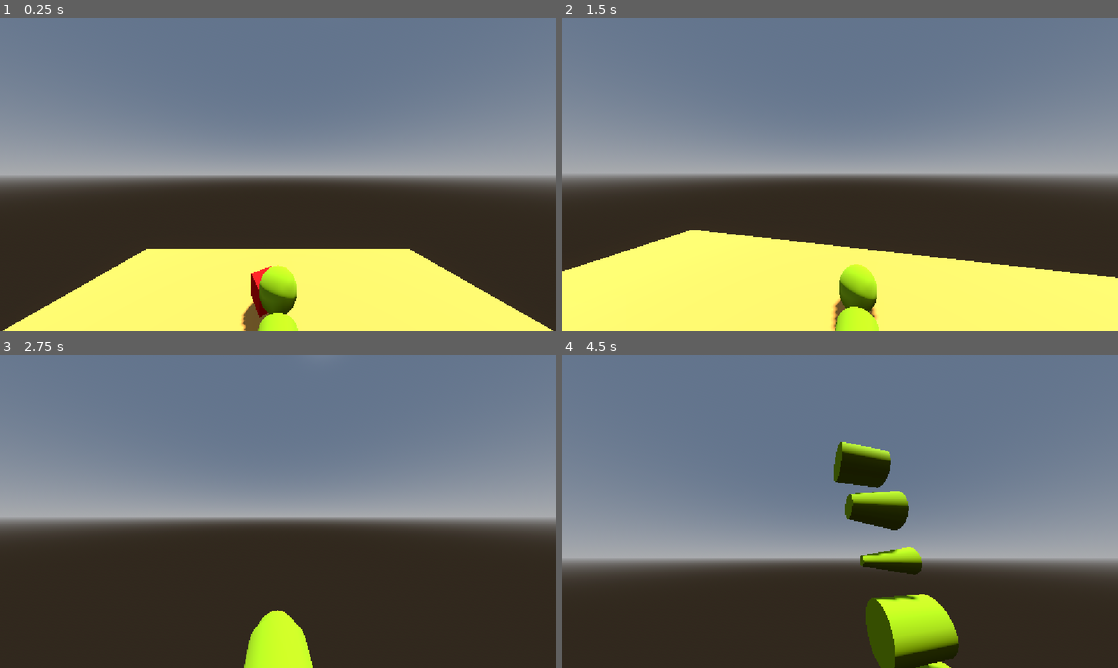
Above: before the commit, frames 1-4 (two rows, left to right).
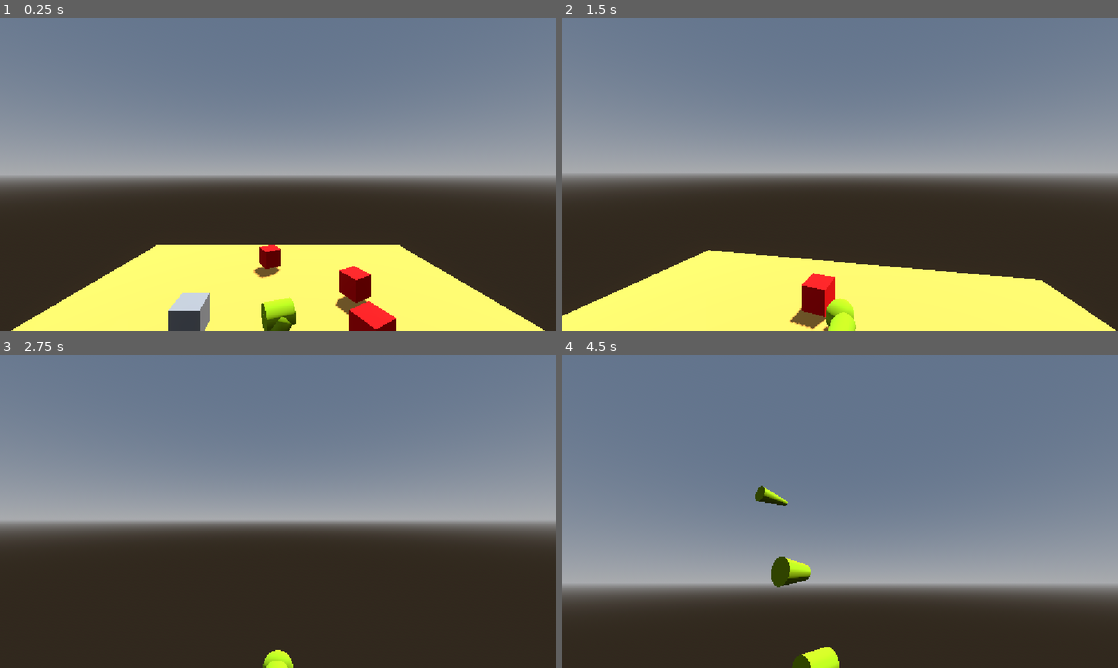
Above: after the commit, the same moments.

Repository: Remago624/3D_Snake_Game
Game: Godot game, scene res://scenes/world.tscn
The game is run twice, just before and just after one commit, with the same random seed, the same clock (stepped at 60 frames per second) and the same inputs.
Inputs (mouse positions are in pixels of both pictures, inside the frame that each line leads up to):
- Up to frame 1 (0.25 s): no input
- Up to frame 2 (1.5 s): tap Enter (ui_accept) at 0.5, 0.6, 0.77, 1.07 s; move the mouse to (867, 174) at 0.52 s; hold W (forward) from 0.53 s (still down); move the mouse to (812, 174) at 1.27 s; tap Alt at 1.35 s
- Up to frame 3 (2.75 s): keep holding W (forward); tap Enter (ui_accept) at 1.52, 1.55, 1.82, 2.3 s; move the mouse to (289, 505) at 2.02 s; tap Shift at 2.1 s
- Up to frame 4 (4.5 s): move the mouse to (834, 517) at 2.77 s; tap Enter (ui_accept) at 2.85, 3.02, 3.32, 3.77, 3.8, 4.07 s; move the mouse to (878, 514) at 3.52 s; tap Alt at 3.6 s; tap Escape (cancel) at 4.15 s; move the mouse to (673, 464) at 4.27 s; release W (forward) at 4.28 s; hold A (left) from 4.28 s (still down); tap Shift at 4.35 s; click (673, 464) at 4.42 s

The runs differ from the first frame. In frame 1, 5.2% of the frame differs, in the area x 0-100%, y 72-100%; in frame 2, 9.5%; in frame 3, 5.2%; in frame 4, 20%, in the area x 0-100%, y 27-100%.

Commit message:
snake
made a scene that containst the snake and and fixed some of the code for the snake

Diff:
--- a/scenes/Tail.tscn
+++ b/scenes/Tail_1.tscn
@@ -10,18 +10,10 @@
 bottom_radius = 0.40625
 height = 1.0
 
-[sub_resource type="CylinderShape3D" id="CylinderShape3D_vj0ha"]
-height = 0.375
-radius = 0.40625
-
-[node name="Tail" type="CharacterBody3D" unique_id=1969613569]
-script = ExtResource("1_vj0ha")
+[node name="Tail" type="Node3D" unique_id=707078844]
+script = ExtResource("1_jybvx")
 
 [node name="Tail" type="MeshInstance3D" parent="." unique_id=1597673563]
 transform = Transform3D(4.37114e-08, -7.54979e-08, -1, 1, 7.54979e-08, 4.3711392e-08, 7.54979e-08, -1, 7.54979e-08, 0, 0, 0)
 material_override = SubResource("StandardMaterial3D_bgygj")
 mesh = SubResource("CylinderMesh_vj0ha")
-
-[node name="CollisionShape3D" type="CollisionShape3D" parent="." unique_id=47340207]
-transform = Transform3D(4.37114e-08, -7.54979e-08, -1, 1, 7.54979e-08, 4.3711392e-08, 7.54979e-08, -1, 7.54979e-08, 0, 0, 0)
-shape = SubResource("CylinderShape3D_vj0ha")
--- a/scenes/Tail_end1.tscn
+++ b/scenes/Tail_2.tscn
@@ -10,17 +10,10 @@
 bottom_radius = 0.241
 height = 1.0
 
-[sub_resource type="BoxShape3D" id="BoxShape3D_hn8rt"]
-size = Vector3(0.5, 0.5, 0.6)
-
-[node name="Tail" type="CharacterBody3D" unique_id=1969613569]
+[node name="Tail" type="Node3D" unique_id=1237260369]
 script = ExtResource("1_yrabr")
 
 [node name="Tail4" type="MeshInstance3D" parent="." unique_id=1444535775]
 transform = Transform3D(4.37114e-08, -7.54979e-08, -1, 1, 7.54979e-08, 4.3711392e-08, 7.54979e-08, -1, 7.54979e-08, 0, 0, 0)
 material_override = SubResource("StandardMaterial3D_yrabr")
 mesh = SubResource("CylinderMesh_4xwwc")
-
-[node name="CollisionShape3D" type="CollisionShape3D" parent="." unique_id=1924657999]
-transform = Transform3D(1, 0, 0, 0, 1, 0, 0, 0, 1, 0, -0.14285254, 0)
-shape = SubResource("BoxShape3D_hn8rt")
--- a/scenes/Tail_end2.tscn
+++ b/scenes/Tail_3.tscn
@@ -10,17 +10,10 @@
 bottom_radius = 0.086
 height = 1.0
 
-[sub_resource type="BoxShape3D" id="BoxShape3D_tkdbg"]
-size = Vector3(0.1730957, 0.3692627, 0.6)
-
-[node name="Tail" type="CharacterBody3D" unique_id=1969613569]
+[node name="Tail" type="Node3D" unique_id=1207453985]
 script = ExtResource("1_tkdbg")
 
 [node name="Tail5" type="MeshInstance3D" parent="." unique_id=1874002639]
 transform = Transform3D(4.37114e-08, -7.54979e-08, -1, 1, 7.54979e-08, 4.3711392e-08, 7.54979e-08, -1, 7.54979e-08, 0, 0, 0)
 material_override = SubResource("StandardMaterial3D_tkdbg")
 mesh = SubResource("CylinderMesh_0omey")
-
-[node name="CollisionShape3D" type="CollisionShape3D" parent="." unique_id=952604582]
-transform = Transform3D(1, 0, 0, 0, 1, 0, 0, 0, 1, -0.00061035156, -0.04196337, 0)
-shape = SubResource("BoxShape3D_tkdbg")
--- /dev/null
+++ b/scenes/snake.tscn
@@ -0,0 +1,42 @@
+[gd_scene format=3 uid="uid://er45mo73ra8h"]
+
+[ext_resource type="Script" uid="uid://bi4vr1kuvjft0" path="res://scripts/snake script.gd" id="1_l4b1q"]
+[ext_resource type="PackedScene" uid="uid://o1db2wnw0n0d" path="res://scenes/Tail_1.tscn" id="2_4j5f3"]
+[ext_resource type="PackedScene" uid="uid://cweveop80yr42" path="res://scenes/Tail_2.tscn" id="3_1p8c4"]
+[ext_resource type="PackedScene" uid="uid://l3oh3xice8ax" path="res://scenes/Tail_3.tscn" id="4_oj63r"]
+
+[sub_resource type="StandardMaterial3D" id="StandardMaterial3D_b618t"]
+albedo_color = Color(0.6, 0.76862746, 0.003921569, 1)
+
+[sub_resource type="SphereMesh" id="SphereMesh_cv6p3"]
+
+[sub_resource type="SphereShape3D" id="SphereShape3D_8spsg"]
+
+[node name="Snake" type="CharacterBody3D" unique_id=1893879316]
+script = ExtResource("1_l4b1q")
+
+[node name="Head" type="Node3D" parent="." unique_id=1113832427]
+transform = Transform3D(1, 0, 0, 0, 1, 0, 0, 0, 1, 0, 1, 0)
+
+[node name="Camera3D" type="Camera3D" parent="Head" unique_id=263847941]
+transform = Transform3D(1, 0, 0, 0, 1, 0, 0, 0, 1, 0, 4, 7)
+current = true
+
+[node name="MeshInstance3D" type="MeshInstance3D" parent="Head" unique_id=1012442718]
+transform = Transform3D(1, 0, 0, 0, 1, 0, 0, 0, 1, 0, -0.94074094, 0)
+material_override = SubResource("StandardMaterial3D_b618t")
+mesh = SubResource("SphereMesh_cv6p3")
+
+[node name="CollisionShape3D" type="CollisionShape3D" parent="." unique_id=1322309807]
+shape = SubResource("SphereShape3D_8spsg")
+
+[node name="Tails" type="Node3D" parent="." unique_id=671442169]
+
+[node name="Tail" parent="Tails" unique_id=1969613569 instance=ExtResource("2_4j5f3")]
+transform = Transform3D(1, 0, 0, 0, 1, 0, 0, 0, 1, 0, 0, 1)
+
+[node name="Tail2" parent="Tails" unique_id=1681450680 instance=ExtResource("3_1p8c4")]
+transform = Transform3D(1, 0, 0, 0, 1, 0, 0, 0, 1, 0, 0, 2)
+
+[node name="Tail3" parent="Tails" unique_id=300101991 instance=ExtResource("4_oj63r")]
+transform = Transform3D(1, 0, 0, 0, 1, 0, 0, 0, 1, 0, 0, 3)
--- a/scenes/world.tscn
+++ b/scenes/world.tscn
@@ -1,7 +1,7 @@
 [gd_scene format=3 uid="uid://bnoprbnjis02t"]
 
-[ext_resource type="Script" uid="uid://bi4vr1kuvjft0" path="res://scripts/character_body_3d.gd" id="1_nnsk1"]
 [ext_resource type="Script" uid="uid://uyyc36h6m1x6" path="res://scripts/world.gd" id="1_rwgxs"]
+[ext_resource type="PackedScene" uid="uid://er45mo73ra8h" path="res://scenes/snake.tscn" id="2_4wyf3"]
 [ext_resource type="PackedScene" uid="uid://doq54mt4t5hrs" path="res://scenes/food.tscn" id="3_4wyf3"]
 
 [sub_resource type="ProceduralSkyMaterial" id="ProceduralSkyMaterial_gv5m4"]
@@ -16,13 +16,6 @@
 sky = SubResource("Sky_f3sb7")
 glow_enabled = true
 
-[sub_resource type="SphereShape3D" id="SphereShape3D_f3sb7"]
-
-[sub_resource type="StandardMaterial3D" id="StandardMaterial3D_fdyoq"]
-albedo_color = Color(0.6, 0.76862746, 0.003921569, 1)
-
-[sub_resource type="SphereMesh" id="SphereMesh_id1th"]
-
 [sub_resource type="StandardMaterial3D" id="StandardMaterial3D_f3sb7"]
 albedo_color = Color(1, 0.6858363, 0.27410984, 1)
 
@@ -32,32 +25,11 @@
 [sub_resource type="ConvexPolygonShape3D" id="ConvexPolygonShape3D_f3sb7"]
 points = PackedVector3Array(-10, 0, -10, -10, 0, 10, 10, 0, -10, 10, 0, 10)
 
-[sub_resource type="StandardMaterial3D" id="StandardMaterial3D_nnsk1"]
-albedo_color = Color(0.6, 0.76862746, 0.003921569, 1)
-
-[sub_resource type="CylinderMesh" id="CylinderMesh_rwgxs"]
-top_radius = 0.40625
-bottom_radius = 0.40625
-height = 1.0
-
-[sub_resource type="StandardMaterial3D" id="StandardMaterial3D_4wyf3"]
-albedo_color = Color(0.6, 0.76862746, 0.003921569, 1)
-
-[sub_resource type="CylinderMesh" id="CylinderMesh_k0juu"]
-top_radius = 0.40625
-bottom_radius = 0.241
-height = 1.0
-
-[sub_resource type="StandardMaterial3D" id="StandardMaterial3D_71j4m"]
-albedo_color = Color(0.6, 0.76862746, 0.003921569, 1)
-
-[sub_resource type="CylinderMesh" id="CylinderMesh_qfnet"]
-top_radius = 0.241
-bottom_radius = 0.086
-height = 1.0
-
 [node name="world" type="Node3D" unique_id=1135419818]
 script = ExtResource("1_rwgxs")
+
+[node name="Snake" parent="." unique_id=1893879316 instance=ExtResource("2_4wyf3")]
+transform = Transform3D(1, 0, 0, 0, 1, 0, 0, 0, 1, 0, 1.1696231, 0)
 
 [node name="DirectionalLight3D" type="DirectionalLight3D" parent="." unique_id=1267928498]
 transform = Transform3D(-0.8660254, -0.43301278, 0.25, 0, 0.49999997, 0.86602545, -0.50000006, 0.75, -0.43301266, 0, 0, 0)
@@ -65,26 +37,6 @@
 
 [node name="WorldEnvironment" type="WorldEnvironment" parent="." unique_id=1219871403]
 environment = SubResource("Environment_fj7yv")
-
-[node name="Snake" type="CharacterBody3D" parent="." unique_id=503479305]
-transform = Transform3D(1, 0, 0, 0, 1, 0, 0, 0, 1, 0, 3, -3)
-script = ExtResource("1_nnsk1")
-
-[node name="CollisionShape3D" type="CollisionShape3D" parent="Snake" unique_id=2004022448]
-transform = Transform3D(1.9106855e-15, 4.371139e-08, -1, 1, -4.371139e-08, 0, -4.371139e-08, -1, -4.371139e-08, 3.5544183e-08, 0, -0.4533913)
-shape = SubResource("SphereShape3D_f3sb7")
-
-[node name="egg" type="MeshInstance3D" parent="Snake" unique_id=1826112817]
-transform = Transform3D(-4.371139e-08, 0, 1, 0, 1, 0, -1, 0, -4.371139e-08, 0, 0, -0.4545102)
-material_override = SubResource("StandardMaterial3D_fdyoq")
-mesh = SubResource("SphereMesh_id1th")
-
-[node name="Head" type="Node3D" parent="Snake" unique_id=13600881]
-transform = Transform3D(1, 0, 0, 0, 1, 0, 0, 0, 1, 0, 3, 3)
-
-[node name="Camera3D" type="Camera3D" parent="Snake/Head" unique_id=2082294995]
-transform = Transform3D(1, -8.881783e-15, -5.960465e-08, 5.3290697e-15, 0.99999994, 1.589326e-08, 5.960466e-08, -1.589326e-08, 0.99999994, 0, 0, 0)
-fov = 100.0
 
 [node name="Ground" type="StaticBody3D" parent="." unique_id=358615372]
 
@@ -98,33 +50,6 @@
 [node name="CSGBox3D" type="CSGBox3D" parent="." unique_id=2027671351]
 transform = Transform3D(1, 0, 0, 0, 1, 0, 0, 0, 1, -3, 1, 0)
 use_collision = true
-
-[node name="Node3D" type="Node3D" parent="." unique_id=741880445]
-
-[node name="Tail" type="MeshInstance3D" parent="Node3D" unique_id=328722955]
-transform = Transform3D(4.37114e-08, -7.54979e-08, -1, 1, 7.54979e-08, 4.3711392e-08, 7.54979e-08, -1, 7.54979e-08, 0, 1.5645965, -1.6136328)
-material_override = SubResource("StandardMaterial3D_nnsk1")
-mesh = SubResource("CylinderMesh_rwgxs")
-
-[node name="Tail2" type="MeshInstance3D" parent="Node3D" unique_id=232123367]
-transform = Transform3D(4.37114e-08, -7.54979e-08, -1, 1, 7.54979e-08, 4.3711392e-08, 7.54979e-08, -1, 7.54979e-08, 0, 1.5780399, -0.6124565)
-material_override = SubResource("StandardMaterial3D_nnsk1")
-mesh = SubResource("CylinderMesh_rwgxs")
-
-[node name="Tail3" type="MeshInstance3D" parent="Node3D" unique_id=860928727]
-transform = Transform3D(4.37114e-08, -7.54979e-08, -1, 1, 7.54979e-08, 4.3711392e-08, 7.54979e-08, -1, 7.54979e-08, -0.009947777, 1.5926474, 0.37147957)
-material_override = SubResource("StandardMaterial3D_nnsk1")
-mesh = SubResource("CylinderMesh_rwgxs")
-
-[node name="Tail4" type="MeshInstance3D" parent="Node3D" unique_id=416812154]
-transform = Transform3D(4.6098936e-08, -0.031918958, -0.99949044, 1, 7.54979e-08, 4.3711392e-08, 7.406422e-08, -0.99949044, 0.031918958, 0, 2.1924145, 0)
-material_override = SubResource("StandardMaterial3D_4wyf3")
-mesh = SubResource("CylinderMesh_k0juu")
-
-[node name="Tail5" type="MeshInstance3D" parent="Node3D" unique_id=1911772862]
-transform = Transform3D(4.37114e-08, -7.54979e-08, -1, 1, 7.54979e-08, 4.3711392e-08, 7.54979e-08, -1, 7.54979e-08, 0, 0, 0)
-material_override = SubResource("StandardMaterial3D_71j4m")
-mesh = SubResource("CylinderMesh_qfnet")
 
 [node name="food" parent="." unique_id=1382616051 instance=ExtResource("3_4wyf3")]
 transform = Transform3D(1, 0, 0, 0, 1, 0, 0, 0, 1, 3.0963771, 0, 3.5362659)
--- a/scripts/character_body_3d.gd
+++ /dev/null
@@ -1,92 +0,0 @@
-extends CharacterBody3D
-
-@onready var head = $Head
-@onready var camera = $Head/Camera3D
-@onready var tails_parent = $"../Node3D"
-const speed = 5.0
-const jump_velocity = 4.5
-var mouse_sense = 0.2
-
-var target_y: float
-const turn_smooth = 5.0
-
-var tails: Array[Node3D] = []
-const segment_distance: float = 1.0
-
-
-func _ready() -> void:
-	Input.set_mouse_mode(Input.MOUSE_MODE_CAPTURED)
-	target_y = rotation.y
-
-	for child in tails_parent.get_children():
-		if child.name.begins_with("Tail"):
-			tails.append(child)
-	tails.sort_custom(func(a, b): return a.name > b.name)
-
-
-
-func _input(event):
-	if event is InputEventMouseMotion:
-		#rotate_y(deg_to_rad(-event.relative.x * mouse_sense))
-		target_y += deg_to_rad(-event.relative.x * mouse_sense)
-		camera.rotate_x(deg_to_rad(-event.relative.y * mouse_sense))
-		#target_cam_x += deg_to_rad(-event.relative.y * mouse_sense)
-		camera.rotation.x = clamp(camera.rotation.x, deg_to_rad(-67), deg_to_rad(67))
-		#target_cam_x = clamp(camera.rotation.x, deg_to_rad(-67), deg_to_rad(67))
-
-func _physics_process(delta: float) -> void:
-	if Input.is_action_just_pressed("cancel"):
-		Input.set_mouse_mode(Input.MOUSE_MODE_VISIBLE)
-
-	rotation.y = lerp_angle(rotation.y, target_y, delta * turn_smooth)
-	head.rotation.y = target_y - rotation.y
-
-
-	if not is_on_floor():
-		velocity += get_gravity() * delta
-
-	# Handle jump.
-	#if Input.is_action_just_pressed("ui_accept") and is_on_floor():
-		#velocity.y = jump_velocity
-
-
-	var input_dir := Input.get_vector("left", "right", "forward", "backward")
-	var direction: Vector3 = (head.global_transform.basis * Vector3(input_dir.x, 0, input_dir.y)).normalized()
-	if is_on_floor():
-		if direction:
-			velocity.x = direction.x * speed
-			velocity.z = direction.z * speed
-		else:
-			velocity.x = lerp(velocity.x, direction.x * speed, delta * 3.0)
-			velocity.z = lerp(velocity.z, direction.z * speed, delta * 3.0)
-	else:
-		velocity.x = lerp(velocity.x, direction.x * speed, delta * 0.6)
-		velocity.z = lerp(velocity.z, direction.z * speed, delta * 0.6)
-	move_and_slide()
-
-	_update_tails()
-
-func _update_tails():
-	for i in range(tails.size()):
-		var leader = self if i == 0 else tails[i - 1]
-		var tail = tails[i]
-		var dist = tail.global_position.distance_to(leader.global_position)
-
-		if dist > segment_distance:
-			var dir = tail.global_position.direction_to(leader.global_position)
-			tail.global_position = leader.global_position - dir * segment_distance
-
-		tail.look_at(leader.global_position, Vector3.UP)
-		tail.rotation.x = deg_to_rad(-90)
-		tail.rotation.z = 0
-
-var tail_scene = preload("res://scenes/Tail.tscn")
-
-func grow():
-	print("grow is active")
-	var new_tail = tail_scene.instantiate()
-	var last = tails[-1] if tails.size() > 0 else self
-	tails_parent.add_child(new_tail)
-	new_tail.global_position = last.global_position
-
-	tails.append(new_tail)
--- /dev/null
+++ b/scripts/snake script.gd
@@ -0,0 +1,108 @@
+extends CharacterBody3D
+
+@onready var head = $Head
+@onready var camera = $Head/Camera3D
+@onready var tails_parent = $Tails
+
+const speed = 5.0
+const jump_velocity = 4.5
+var mouse_sense = 0.2
+
+var target_y: float
+const turn_smooth = 5.0
+
+var tails: Array[Node3D] = []
+const segment_distance = 0.5
+const follow_smooth = 15.0
+
+var postion_history = []
+const history_spacing = 0.05
+
+var tail_scene = preload("res://scenes/Tail_1.tscn")
+
+func _ready() -> void:
+	Input.set_mouse_mode(Input.MOUSE_MODE_CAPTURED)
+	target_y = rotation.y
+	for child in tails_parent.get_children():
+		if child is Node3D:
+			tails.append(child)
+			child.rotation = Vector3.ZERO
+	postion_history.append(global_position)
+
+func _input(event):
+	if event is InputEventMouseMotion:
+		target_y += deg_to_rad(-event.relative.x * mouse_sense)
+		camera.rotate_x(deg_to_rad(-event.relative.y * mouse_sense))
+		camera.rotation.x = clamp(camera.rotation.x, deg_to_rad(-67), deg_to_rad(67))
+
+func _physics_process(delta: float) -> void:
+	if Input.is_action_just_pressed("cancel"):
+		Input.set_mouse_mode(Input.MOUSE_MODE_VISIBLE)
+
+	rotation.y = lerp_angle(rotation.y, target_y, delta * turn_smooth)
+	head.rotation.y = target_y - rotation.y
+
+
+	if not is_on_floor():
+		velocity += get_gravity() * delta
+
+	var input_dir := Input.get_vector("left", "right", "forward", "backward")
+	var direction: Vector3 = (head.global_transform.basis * Vector3(input_dir.x, 0, input_dir.y)).normalized()
+	if is_on_floor():
+		if direction:
+			velocity.x = direction.x * speed
+			velocity.z = direction.z * speed
+		else:
+			velocity.x = lerp(velocity.x, 0.0, delta * 3.0)
+			velocity.z = lerp(velocity.z, 0.0, delta * 3.0)
+	else:
+		velocity.x = lerp(velocity.x, direction.x * speed, delta * 0.6)
+		velocity.z = lerp(velocity.z, direction.z * speed, delta * 0.6)
+	move_and_slide()
+
+	_update_postion_history()
+	_update_tails(delta)
+
+func _update_postion_history():
+	if postion_history.is_empty():
+		postion_history.append(global_position)
+		return
+
+	if global_position.distance_to(postion_history[0]) >= history_spacing:
+		postion_history.push_front(global_position)
+
+	var max_history = (tails.size() + 1) * int(segment_distance / history_spacing) + 30
+	if postion_history.size() > max_history:
+		postion_history.resize(max_history)
+
+func _update_tails(delta):
+	for i in range(tails.size()):
+		var tail = tails[i]
+		var history_index = int((i + 1) * segment_distance / history_spacing)
+		if history_index >= postion_history.size():
+			history_index = postion_history.size() - 1
+		if history_index < 0:
+			continue
+		var target_position = postion_history[history_index]
+		tail.global_position = tail.global_position.lerp(target_position, delta * follow_smooth)
+		var look_diriction = target_position - tail.global_position
+
+		if look_diriction.length() > 0.01:
+			var target_angle = atan2(look_diriction.x, look_diriction.z)
+			tail.rotation.y = lerp_angle(tail.rotation.y, target_angle, delta * 2.0)
+
+
+func grow():
+	print("grow is active")
+	var new_tail = tail_scene.instantiate()
+	var last = tails[-1] if tails.size() > 0 else self
+	tails_parent.add_child(new_tail)
+
+	var direction = last.global_position - global_position
+	if direction.length() < 0.01:
+		direction = Vector3(0, 0, 1)
+
+	direction = direction.normalized()
+	new_tail.global_position = last.global_position + direction * segment_distance
+	new_tail.rotation = Vector3.ZERO
+	tails.append(new_tail)
--- /dev/null
+++ b/scripts/snake.gd
@@ -0,0 +1,28 @@
+extends "res://scripts/character_body_3d.gd"
+
+
+const SPEED = 5.0
+const JUMP_VELOCITY = 4.5
+
+
+func _physics_process(delta: float) -> void:
+	# Add the gravity.
+	if not is_on_floor():
+		velocity += get_gravity() * delta
+
+	# Handle jump.
+	if Input.is_action_just_pressed("ui_accept") and is_on_floor():
+		velocity.y = JUMP_VELOCITY
+
+	# Get the input direction and handle the movement/deceleration.
+	# As good practice, you should replace UI actions with custom gameplay actions.
+	var input_dir := Input.get_vector("ui_left", "ui_right", "ui_up", "ui_down")
+	var direction := (transform.basis * Vector3(input_dir.x, 0, input_dir.y)).normalized()
+	if direction:
+		velocity.x = direction.x * SPEED
+		velocity.z = direction.z * SPEED
+	else:
+		velocity.x = move_toward(velocity.x, 0, SPEED)
+		velocity.z = move_toward(velocity.z, 0, SPEED)
+
+	move_and_slide()
--- a/scripts/tail.gd
+++ b/scripts/tail.gd
@@ -1,6 +1 @@
-extends CharacterBody3D
-
-func _physics_process(delta: float) -> void:
-	if not is_on_floor():
-		velocity += get_gravity() * delta
-	move_and_slide()
+extends Node3D
Not shown: 1 places in scenes/Tail_1.tscn that only renumber resources
Renamed: scripts/character_body_3d.gd.uid -> scripts/snake script.gd.uid
Not shown, added: scripts/snake.gd.uid
